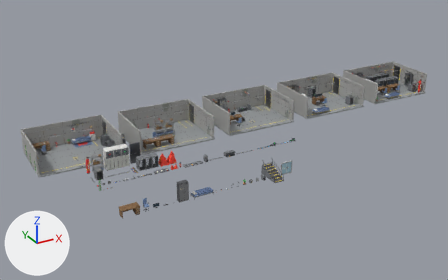
The Blender file game-assets/final-built-assets/basement/Basement_Levels.blend, before and after one commit.
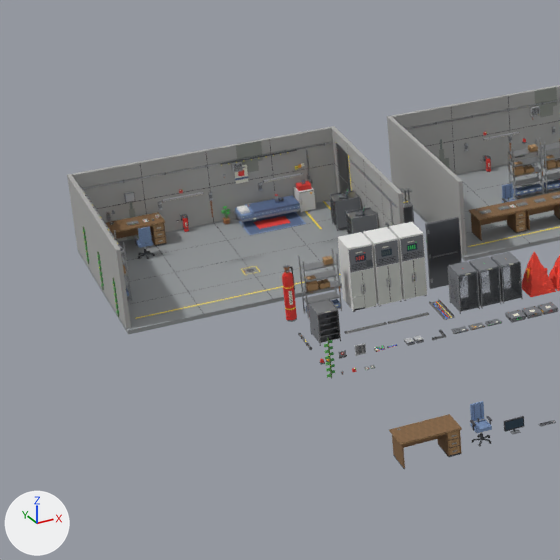
The first picture shows the older version from a camera (50 mm lens) standing at (-13.8, -47.5, 26.0) and looking at (15.1, 4.9, -0.2). The close-ups show the older and then the newer version on the part from 0% to 38% of the width and 27% to 88% of the height of that picture. Only the edits that show in the close-ups are written down. The lights are fixed; the arrows at lower left show +X, +Y and +Z.

The first close-up shows 'ACUnit_Broken', 'ACUnit_Off', 'ACUnit_On', 'BatteryRackFrame.001', 'Desk', 'Door_Steel', 'L2_Room_Basement_Floor', 'L2_Room_Basement_Wall_Back', 'L2_Room_Basement_Wall_Left', 'Plant_den', 'Room_Basement_Floor', 'Room_Basement_Wall_Back', 'Room_Basement_Wall_Left', 'Room_Basement_Wall_Right' and 54 more.
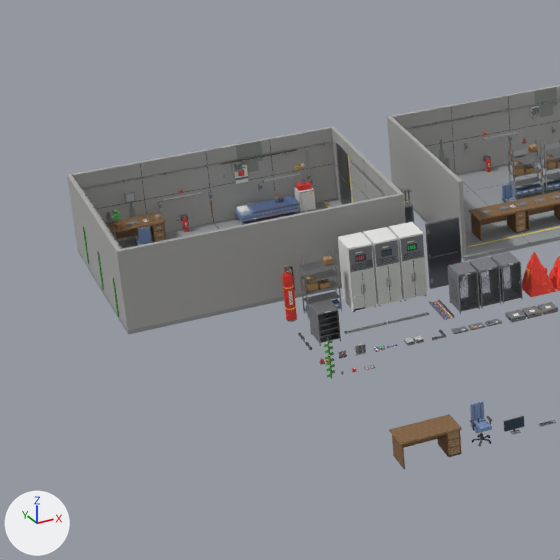
Where the change shows, as pixel boxes (x1, y1, x2, y2) in the close-ups (560 x 560 px):
'Room_Basement_Wall_Back.001', added
    after: (116, 193, 406, 330)
'BatteryRackFrame.001', moved, turned (not visible afterwards)
    before: (330, 187, 361, 231)
'Plant_den', moved, turned
    before: (221, 206, 231, 225)
    after: (112, 210, 123, 230)
'Room_Basement_Floor', unchanged, covered by the edit
    before: (77, 200, 348, 335)
    after: (77, 198, 342, 335)

What the commit changed:
Picture 'Room_Basement_Wall_Back_palette.001' (img_room_basement_wall_back_palette_001) is new.
Material 'Room_Basement_Wall_Back_palette_metal.001' (mat_room_basement_wall_back_palette_metal_001) is new.
Its texture is img_room_basement_wall_back_palette_001.
Its metallic is 1.0.
Its roughness is 0.3.
Material 'Room_Basement_Wall_Back_palette.001' (mat_room_basement_wall_back_palette_001) is new.
Its texture is img_room_basement_wall_back_palette_001.
Its roughness is 0.7.
Mesh me_room_basement_wall_back_001 is new.
It has 462 vertices, 306 faces and spans x -4.12..4.12, y -0.09..0.09, z 0.0..2.41.
Faces by material slot: [226, 80].
It uses material mat_room_basement_wall_back_palette_001 (picture img_room_basement_wall_back_palette_001).
It uses material mat_room_basement_wall_back_palette_metal_001 (picture img_room_basement_wall_back_palette_001).
Object 'Plant_den' (ob_plant_den) moves from (0.35, 11.05, 0.12) to (-3.01, 10.62, 0.87).
Object 'Plant_den' (ob_plant_den) turns from (0, 0, 0) to (0, 0, 33) degrees about x, y and z.
Object 'BatteryRackFrame.001' (ob_batteryrackframe_001) moves from (3.57, 9.1, 0.15) to (-0.68, 5.74, 0.14).
Object 'BatteryRackFrame.001' (ob_batteryrackframe_001) turns from (0, 0, -93) to (0, 0, 178) degrees about x, y and z.
Object 'Room_Basement_Wall_Back.001' (ob_room_basement_wall_back_001) is new; it shows me_room_basement_wall_back_001.
Its location is (0.0, 5.28, 0.12).
Its rotation in degrees is (0, 0, 180).
